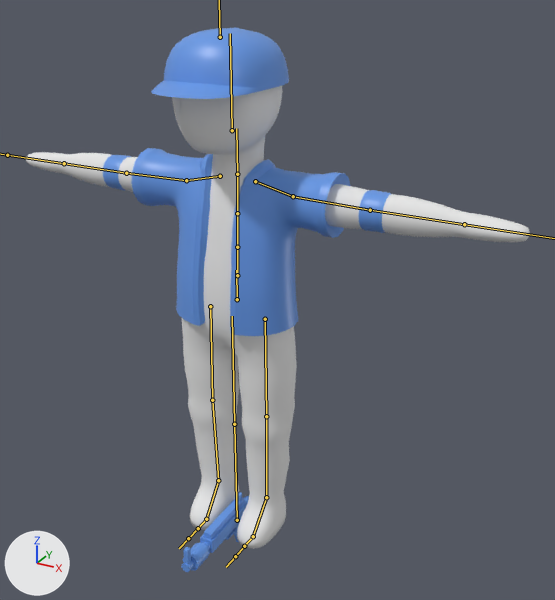
An edit to the FBX model Assets/Mesh/Doll_main.fbx, drawn before and after from the same camera.
Rendered twice from a camera (50 mm lens) standing at (0.888, -1.393, 1.364) and looking at (0.09, 0.058, 0.638). Every picture has the same lights, and +X, +Y and +Z are marked at lower left. The bones that bend it are drawn over the model as lines.
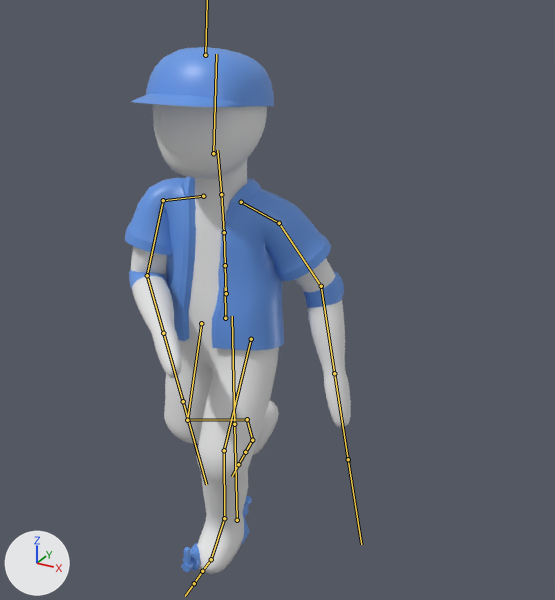
The newer file adds an action. The first version stands in its rest pose; the second is drawn at frame 32 of the action 'Armature|run_back'.

What differs and where, as boxes (x1, y1, x2, y2) in the pictures (555 x 600 px):
'Plane.001', posed (56% narrower)
    before: (26, 86, 530, 549)
    after: (131, 104, 351, 574)
'Plane.002', posed (24% narrower)
    before: (103, 27, 391, 572)
    after: (125, 47, 344, 572)
bone 'mixamorig:Hips', root to tip
    before: (237, 299) to (236, 270)
    after: (225, 318) to (225, 287)
bone 'mixamorig:Spine', root to tip
    before: (237, 275) to (237, 247)
    after: (226, 293) to (225, 265)
bone 'mixamorig:Spine1', root to tip
    before: (237, 247) to (237, 213)
    after: (225, 265) to (224, 232)
bone 'mixamorig:Spine2', root to tip
    before: (237, 213) to (237, 173)
    after: (224, 232) to (221, 194)
bone 'mixamorig:Head', root to tip
    before: (232, 130) to (230, 33)
    after: (213, 153) to (216, 54)
bone 'mixamorig:LeftShoulder', root to tip
    before: (255, 181) to (293, 196)
    after: (241, 202) to (279, 223)
bone 'mixamorig:LeftArm', root to tip
    before: (293, 196) to (370, 210)
    after: (279, 223) to (321, 286)
bone 'mixamorig:LeftForeArm', root to tip
    before: (370, 210) to (464, 224)
    after: (321, 286) to (334, 373)
bone 'mixamorig:RightShoulder', root to tip
    before: (220, 176) to (186, 180)
    after: (203, 196) to (163, 200)
bone 'mixamorig:RightArm', root to tip
    before: (186, 180) to (126, 173)
    after: (163, 200) to (147, 275)
bone 'mixamorig:RightForeArm', root to tip
    before: (126, 173) to (64, 163)
    after: (147, 275) to (163, 333)
bone 'mixamorig:LeftUpLeg', root to tip
    before: (265, 319) to (266, 416)
    after: (251, 339) to (224, 450)
bone 'mixamorig:LeftLeg', root to tip
    before: (266, 416) to (266, 497)
    after: (224, 450) to (224, 518)
bone 'mixamorig:LeftFoot', root to tip
    before: (266, 497) to (253, 536)
    after: (224, 518) to (211, 559)
bone 'mixamorig:RightUpLeg', root to tip
    before: (210, 306) to (212, 400)
    after: (201, 323) to (187, 420)
bone 'mixamorig:RightLeg', root to tip
    before: (212, 400) to (218, 480)
    after: (187, 420) to (247, 419)

What the commit changed:
Bone 'mixamorig:Hips' (bone_mixamorig_hips) moves from (0.0, 0.0, 0.0) to (-0.005, -0.031, 0.045).
Bone 'mixamorig:Hips' (bone_mixamorig_hips) turns from (0, 0, 0) to (-3, -8, 1) degrees about its own x, y and z.
Bone 'mixamorig:Spine' (bone_mixamorig_spine) turns from (0, 0, 0) to (6, 3, -2) degrees about its own x, y and z.
Bone 'mixamorig:Spine1' (bone_mixamorig_spine1) turns from (0, 0, 0) to (2, 6, -1) degrees about its own x, y and z.
Bone 'mixamorig:Spine2' (bone_mixamorig_spine2) turns from (0, 0, 0) to (2, 1, 0) degrees about its own x, y and z.
Bone 'mixamorig:Head' (bone_mixamorig_head) turns from (0, 0, 0) to (-16, -4, 3) degrees about its own x, y and z.
Bone 'mixamorig:LeftShoulder' (bone_mixamorig_leftshoulder) turns from (0, 0, 0) to (10, 1, -4) degrees about its own x, y and z.
Bone 'mixamorig:LeftArm' (bone_mixamorig_leftarm) turns from (0, 0, 0) to (53, 18, 9) degrees about its own x, y and z.
Bone 'mixamorig:LeftForeArm' (bone_mixamorig_leftforearm) turns from (0, 0, 0) to (1, 0, 32) degrees about its own x, y and z.
Bone 'mixamorig:RightShoulder' (bone_mixamorig_rightshoulder) turns from (0, 0, 0) to (-4, -6, -16) degrees about its own x, y and z.
Bone 'mixamorig:RightArm' (bone_mixamorig_rightarm) turns from (0, 0, 0) to (73, 9, -30) degrees about its own x, y and z.
Bone 'mixamorig:RightForeArm' (bone_mixamorig_rightforearm) turns from (0, 0, 0) to (2, 2, -71) degrees about its own x, y and z.
Bone 'mixamorig:LeftUpLeg' (bone_mixamorig_leftupleg) turns from (0, 0, 0) to (23, -9, -4) degrees about its own x, y and z.
Bone 'mixamorig:LeftLeg' (bone_mixamorig_leftleg) turns from (0, 0, 0) to (-37, -8, 0) degrees about its own x, y and z.
Bone 'mixamorig:LeftFoot' (bone_mixamorig_leftfoot) turns from (0, 0, 0) to (8, 2, 1) degrees about its own x, y and z.
Bone 'mixamorig:RightUpLeg' (bone_mixamorig_rightupleg) turns from (0, 0, 0) to (5, 8, -5) degrees about its own x, y and z.
Bone 'mixamorig:RightLeg' (bone_mixamorig_rightleg) turns from (0, 0, 0) to (-71, 0, -12) degrees about its own x, y and z.
